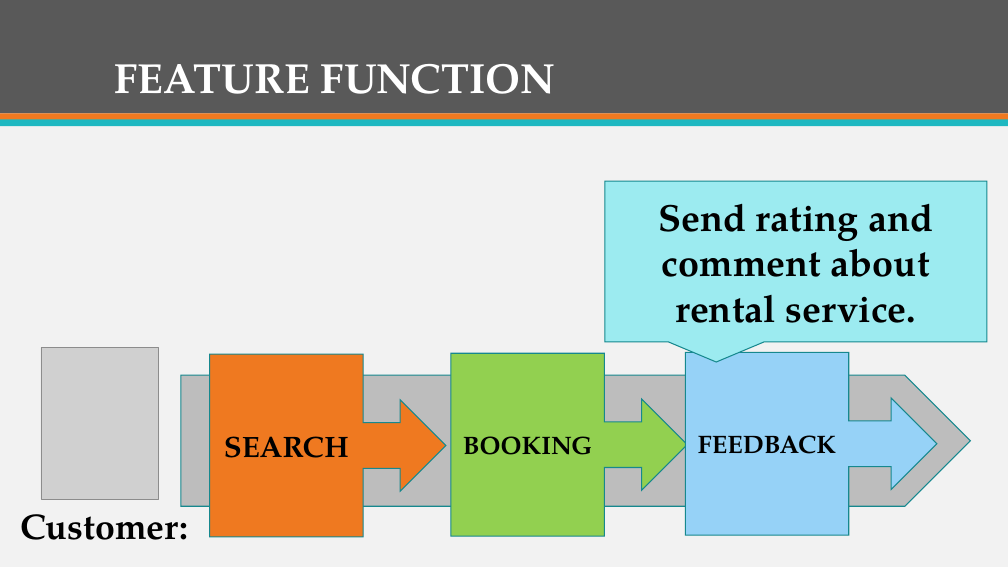
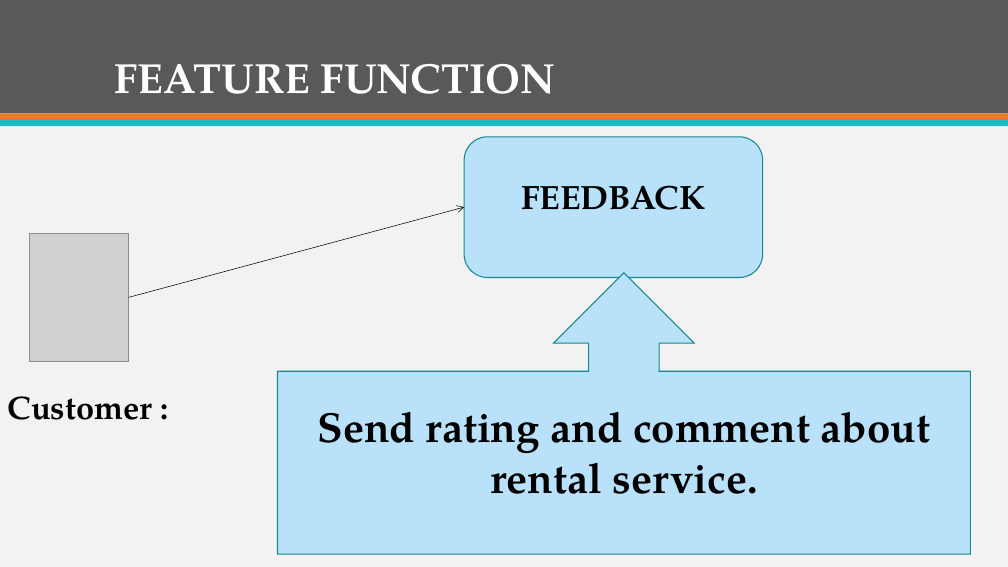
Before and after one commit to firzgard/CarRentalPortal, a slide deck: slide 9 of slide/CAR RENTAL PORTAL-tam.pptx. Drawn at 1008x567 pixels with LibreOffice and Linux fonts; fonts in the diff are those of the drawing; grey boxes stand for pictures. Boxes give left, top, right and bottom in pixels: in the first picture for what was removed or moved away, otherwise in the second. Text is boxed around its words. In the diff, an @@ line names an element or a change of style, - is before the commit and + after.

```diff
--- a/slide/CAR RENTAL PORTAL-tam.pptx
+++ b/slide/CAR RENTAL PORTAL-tam.pptx
@@ rounded rectangle "FEEDBACK": place and size @@
-rounded rectangle "FEEDBACK" at (686,352,938,535)
+rounded rectangle "FEEDBACK" at (464,137,763,278)
@@ rounded rectangle "FEEDBACK" at (464,137,763,278): size 24 to 32 pt; right arrow callout to rounded rectangle; fill #96D2F7 to #B9E1FA @@
@@ arrow added from (129, 297) to (464, 207), #000000 0.5 pt @@
@@ picture added at (29,234,129,361) @@
@@ up arrow callout "Send rating and comment about ...": place and size @@
-up arrow callout "Send rating and comment about ..." at (605,181,987,343)
+up arrow callout "Send rating and comment about ..." at (278,273,970,554)
@@ up arrow callout "Send rating and comment about ..." at (278,273,970,554): size 36 to 40 pt; speech box to up arrow callout; fill #9CEBF0 to #B9E1FA @@
@@ picture removed at (41,347,159,499) @@
@@ right arrow callout removed at (209,354,446,537) @@
-SEARCH
@@ right arrow callout removed at (451,353,687,536) @@
-BOOKING
@@ pentagon arrow removed at (181,375,970,506) @@
@@ text at (8,396,153,420): text changed; size 34 to 31 pt @@
-Customer:
+Customer :
```
Also in this commit, not shown: 7 other slides changed, 7 slides added, 1 slide removed.
